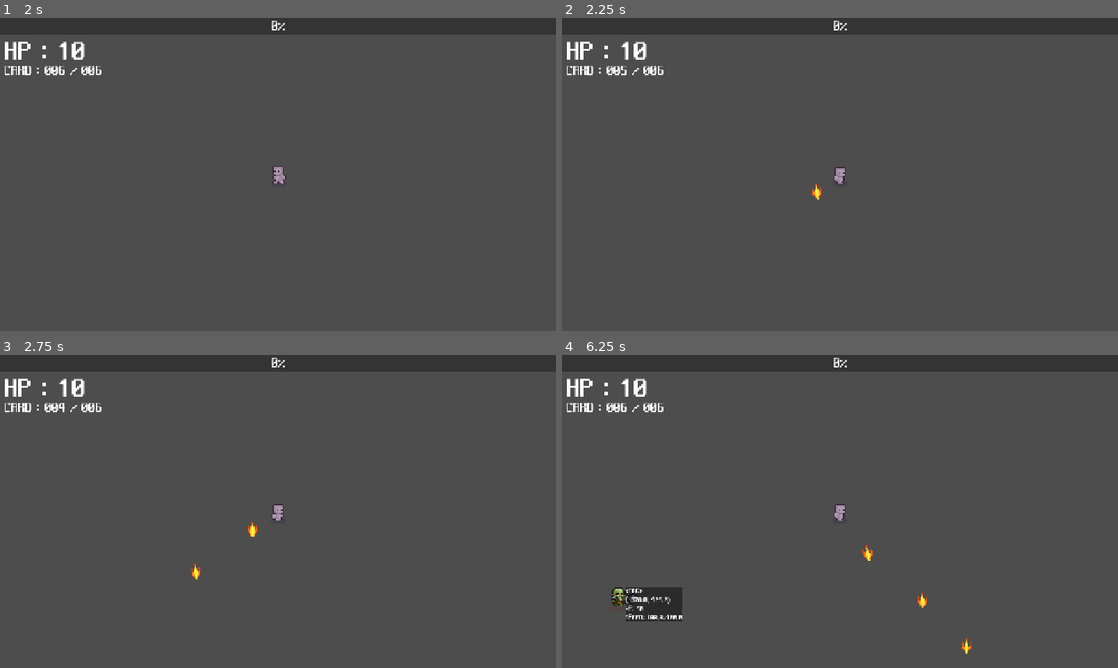
Above: before the commit, frames 1-4 (two rows, left to right).
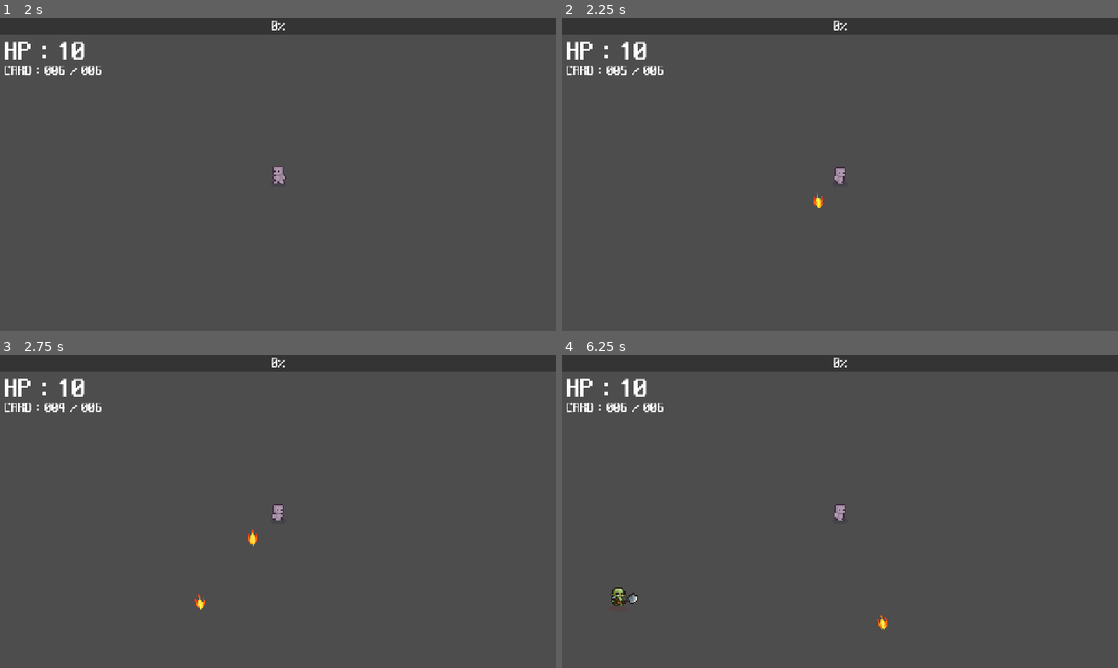
Above: after the commit, the same moments.

Repository: rnseo007/2dgame
Game: Godot game, scene res://Scenes/main.tscn
Two runs of this game, one before a commit and one after it. Both use one fixed random seed, a clock stepped at 60 frames per second and the inputs below.
Inputs:
- Up to frame 1 (2 s): tap Enter at 0.5 s; hold D (move_right) 0.53-1.28 s; hold S (move_down) from 1.28 s (still down)
- Up to frame 2 (2.25 s): tap Space at 2 s; release S (move_down) at 2.03 s; hold D (move_right) from 2.03 s (still down)
- Up to frame 3 (2.75 s): keep holding D (move_right)
- Up to frame 4 (6.25 s): release D (move_right) at 2.78 s; hold W (move_up) 2.78-3.53 s; hold A (move_left) 3.53-5.03 s; hold S (move_down) 5.03-5.78 s; hold D (move_right) from 5.78 s (still down)

Frame 1 is identical in both runs. In frame 2, less than 0.1% of the frame differs, in the area x 45-47%, y 52-61%; in frame 3, 0.2%; in frame 4, 1.2%, in the area x 11-74%, y 60-96%.

Commit message:
백업용

Diff:
--- a/Scenes/Card.tscn
+++ b/Scenes/Card.tscn
@@ -67,7 +67,7 @@
 }
 
 [node name="Timer" type="Timer" parent="."]
-wait_time = 4.0
+wait_time = 8.0
 one_shot = true
 autostart = true
 
--- a/Scenes/Enemy.tscn
+++ b/Scenes/Enemy.tscn
@@ -148,6 +148,7 @@
 }
 
 [node name="TestText" type="Label" parent="."]
+visible = false
 texture_filter = 1
 offset_left = 18.0
 offset_top = -26.0
--- a/Scripts/attack.gd
+++ b/Scripts/attack.gd
@@ -16,9 +16,6 @@
 var max_ammo = 6
 var attack_speed = 0.5
 var reload_time = 1.0
-
-#Enemy Related
-var enemy_close = []
 
 func _ready() -> void:
 	reloadTimer.start(reload_time)
@@ -49,7 +46,6 @@
 	var cur_enemy_dist = 10000
 	var cur_enemy_pos : Vector2 = Vector2.ZERO
 	for i in enemys:
-		print(i.global_position)
 		var enemy_dist = player.global_position.distance_to(i.global_position)
 		if enemy_dist < cur_enemy_dist:
 			cur_enemy_dist = enemy_dist
--- a/Scripts/card.gd
+++ b/Scripts/card.gd
@@ -2,14 +2,16 @@
 
 class_name Card
 
-var hp : int = 1
-var knock_amount : float = 50.0
+var hp : int = 3
+var knock_amount : float = 100.0
 var attack_size = 1.0
-var speed : float = 200.0
+var speed : float = 300.0
 var damage : float = 1.0
 
 var target : Vector2 = Vector2.ZERO
 var angle : Vector2 = Vector2.ZERO
+
+signal remove_from_array(object)
 
 @onready var player = get_tree().get_first_node_in_group("Player")
 
@@ -20,10 +22,12 @@
 func _process(delta):
 	position += angle * speed * delta
 
-func enemy_hit(_area : Area2D):
+func enemy_hit(area : Area2D):
 	hp -= 1
 	if hp <= 0:
+		remove_from_array.emit(self)
 		queue_free()
 
 func _on_timer_timeout() -> void:
+	remove_from_array.emit(self)
 	queue_free()
--- a/Scripts/enemy.gd
+++ b/Scripts/enemy.gd
@@ -4,16 +4,20 @@
 
 @export var speed : float = 100
 @export var cur_hp : int = 50
+@export var knockback_recovery = 3.5
 
 @onready var sprite = $Enemy_sprite2D
 @onready var walk_anim = $WalkAnimationPlayer
 @onready var hit_anim = $HitAnimationPlayer
 @onready var player = get_tree().get_first_node_in_group("Player")
 
-var cur_speed : float
+var knockback : Vector2 = Vector2.ZERO
+var knockback_angle : Vector2 = Vector2.ZERO
+var knockback_amount : float = 1
+
+var hit_once_array = []
 
 func _ready():
-	cur_speed = speed
 	walk_anim.play("walk")
 
 func death():
@@ -21,11 +25,10 @@
 
 func _process(_delta):
 	var direction = global_position.direction_to(player.global_position)
+	knockback = knockback.move_toward(Vector2.ZERO, knockback_recovery)
 
-	if cur_speed < speed:
-		cur_speed += 1
-
-	velocity = direction * cur_speed
+	velocity = direction * speed
+	velocity += knockback
 
 	if direction.x > 0.1:
 		sprite.flip_h = false
@@ -33,14 +36,31 @@
 		sprite.flip_h = true
 
 	move_and_slide()
-	$TestText.text = "<ORC>\n{0}\nHP: {1}\nSPEED: {2}/{3}".format({0:global_position.floor(),1:cur_hp,2:cur_speed,3:speed})
+	$TestText.text = "<ORC>\n{0}\nHP: {1}\nSPEED: {2}".format({0:global_position.floor(),1:cur_hp,2:speed})
 
 func _on_hit_box_entered(area: Area2D) -> void:
 	if area.is_in_group("Player_Bullet"):
+		if hit_once_array.has(area) == false:
+			hit_once_array.append(area)
+			if area.has_signal("remove_from_array"):
+				if not area.is_connected("remove_from_array", Callable(self, "remove_from_list")):
+					area.connect("remove_from_array", Callable(self, "remove_from_list"))
+		else:
+			return
+
 		var node = area as Node
-		cur_hp -= node.damage
-		hit_anim.stop()
-		hit_anim.play("Hit_Animation")
-		cur_speed -= node.knock_amount
+		if not node.get("damage") == null:
+			cur_hp -= node.damage
+			hit_anim.stop()
+			hit_anim.play("Hit_Animation")
+			if not node.get("angle") == null:
+				knockback_angle = node.angle
+			if not node.get("knock_amount") == null:
+				knockback_amount = node.knock_amount
+			knockback = knockback_angle * knockback_amount
 	if cur_hp <= 0:
 		death()
+
+func remove_from_list(object):
+	if hit_once_array.has(object):
+		hit_once_array.erase(object)
